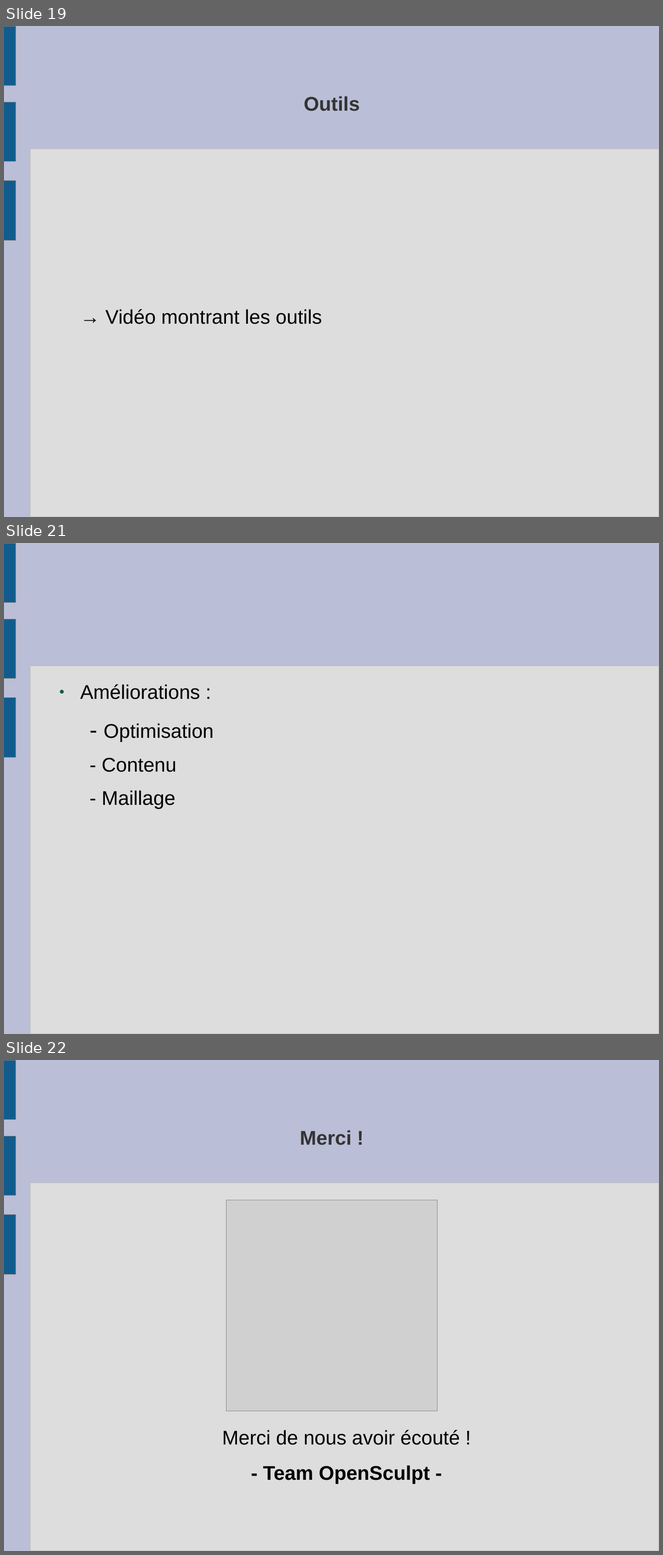
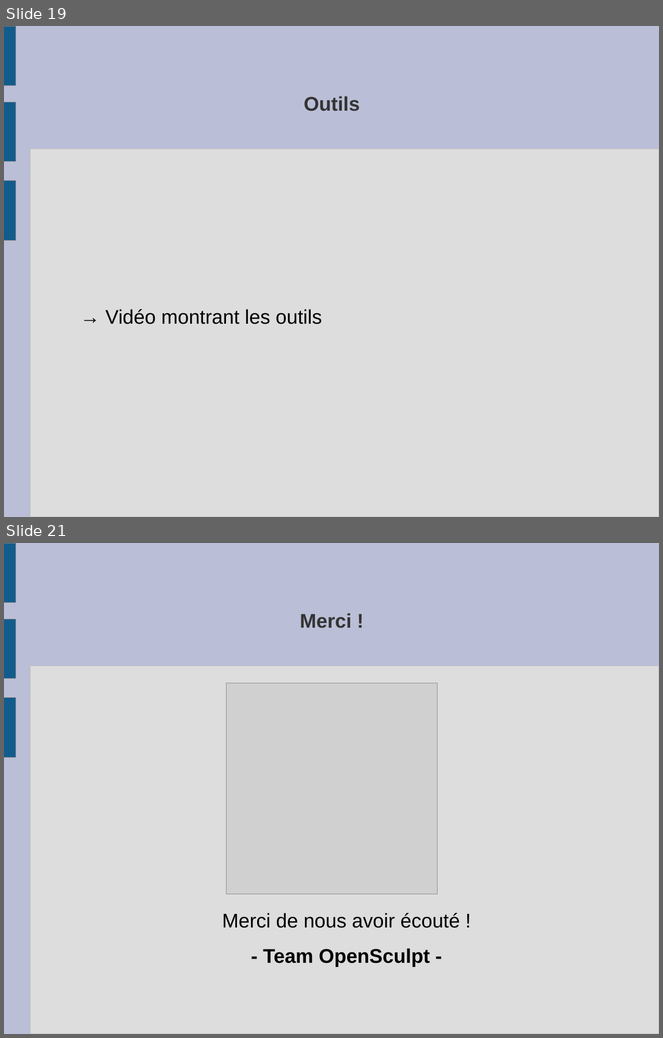
Before and after one commit to slvrgauthier/OpenSculpt, a slide deck: Documentation/Soutenance.odp. Shown one above the other, each under a label of ours: slides 19, 21 and 22 before the commit, slides 19 and 21 after it; the slides between them are not shown. The pictures are 663x1555 and 663x1038 pixels, drawn with LibreOffice and Linux fonts; fonts in the diff are those of the drawing; grey boxes stand for pictures. Boxes give left, top, right and bottom in pixels: in the first picture for what was removed or moved away, otherwise in the second. Text is boxed around its words. In the diff, an @@ line names an element or a change of style, - is before the commit and + after.

```diff
--- a/Documentation/Soutenance.odp
+++ b/Documentation/Soutenance.odp
@@ slide 21 removed at (x1=4, y1=543, x2=659, y2=1034), background #BABED6; not listed: 4 template elements that a slide beside it also shows @@
@@ text removed at (x1=80, y1=684, x2=214, y2=809) @@
-● Améliorations :
-  - Optimisation
-  - Contenu
-  - Maillage
@@ what was slide 22 is now slide 21 @@
```
Also in this commit, not shown: 1 slide changed, 1 other file.
